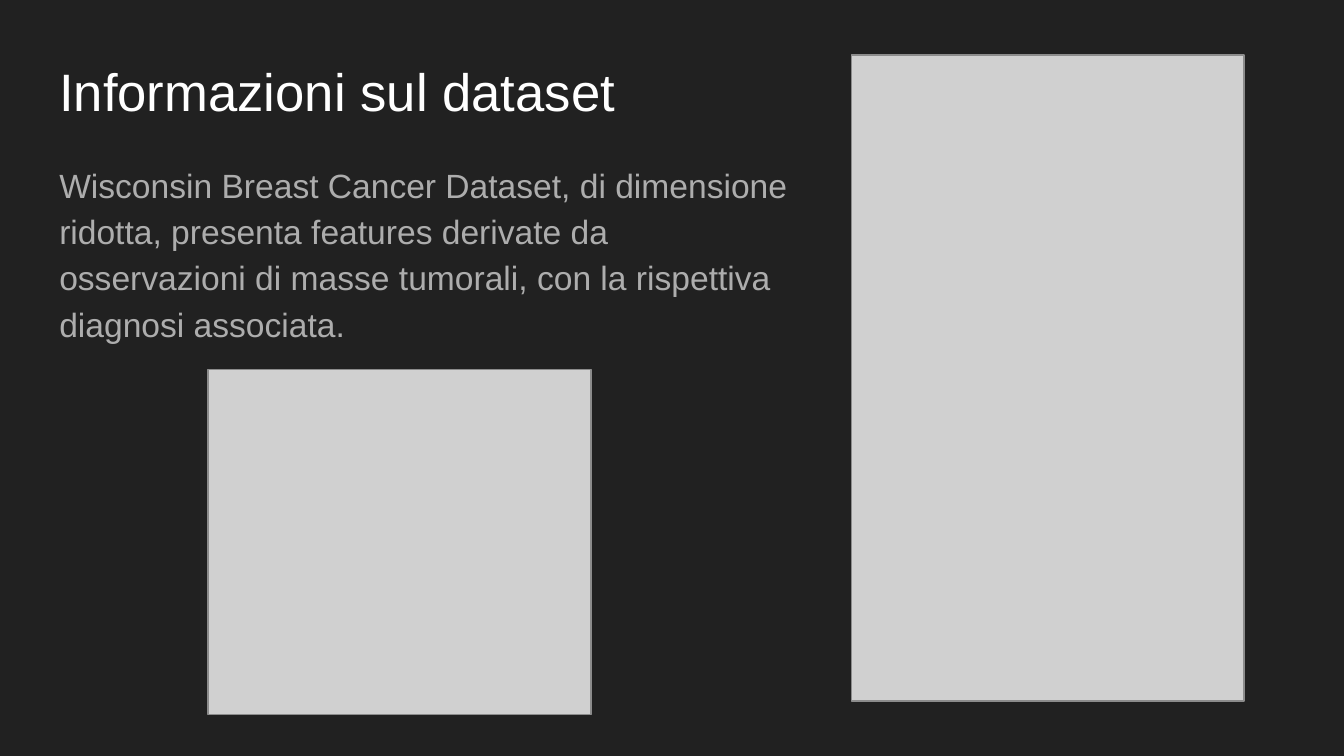
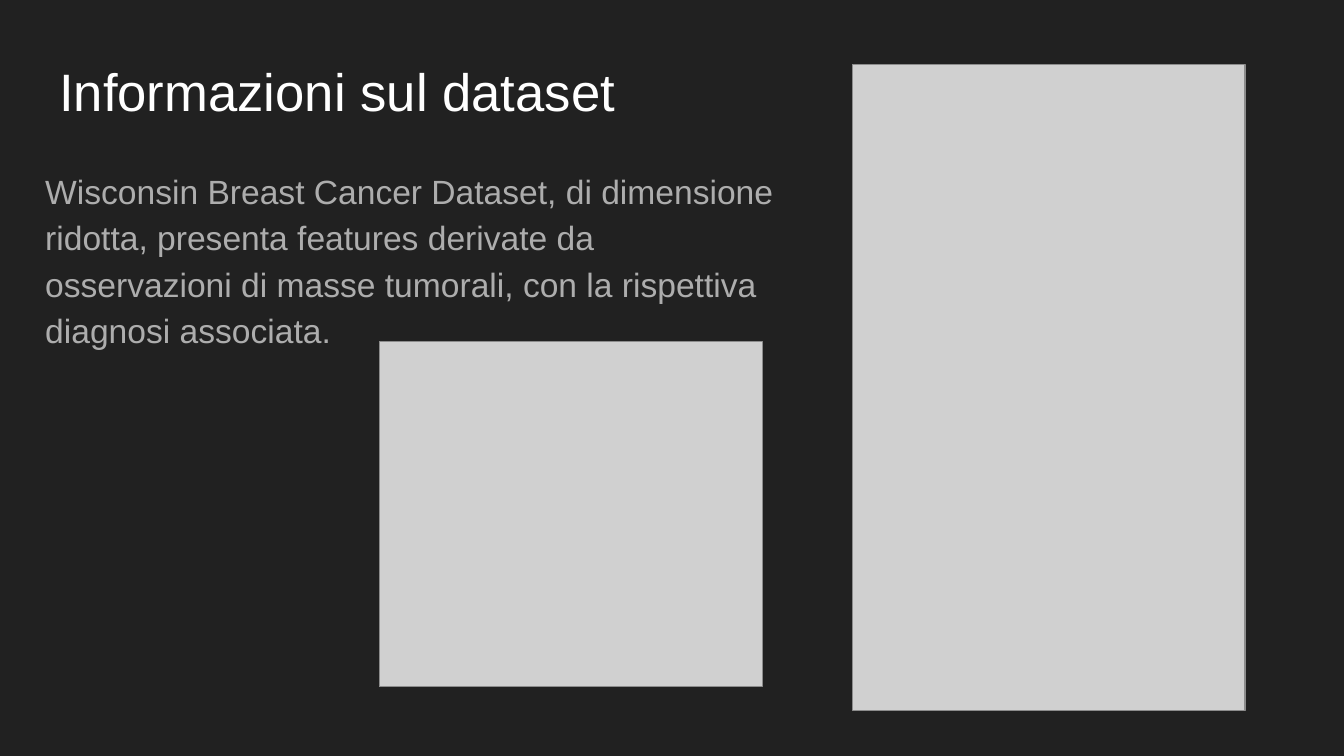
Before and after one commit to LorenzoPinaUnimib/Dataset_Degradetion, a slide deck: slide 3 of Presentazione Progetto Architetture dati.pptx. Drawn at 1344x756 pixels with LibreOffice and Linux fonts; fonts in the diff are those of the drawing; grey boxes stand for pictures. Boxes give left, top, right and bottom in pixels: in the first picture for what was removed or moved away, otherwise in the second. Text is boxed around its words. In the diff, an @@ line names an element or a change of style, - is before the commit and + after.

```diff
--- a/Presentazione Progetto Architetture dati.pptx
+++ b/Presentazione Progetto Architetture dati.pptx
@@ picture: place and size @@
-picture at <box>852,55,1245,702</box>
+picture at <box>852,65,1245,711</box>
@@ text "Wisconsin Breast Cancer Dataset, di ...": place and size @@
-text "Wisconsin Breast Cancer Dataset, di ..." at <box>59,173,787,343</box>
+text "Wisconsin Breast Cancer Dataset, di ..." at <box>45,179,773,349</box>
@@ picture: place and size @@
-picture at <box>208,370,591,715</box>
+picture at <box>379,341,762,687</box>
```
Also in this commit, not shown: 9 other slides changed, 3 slides added, 3 slides removed, 1 other file.
